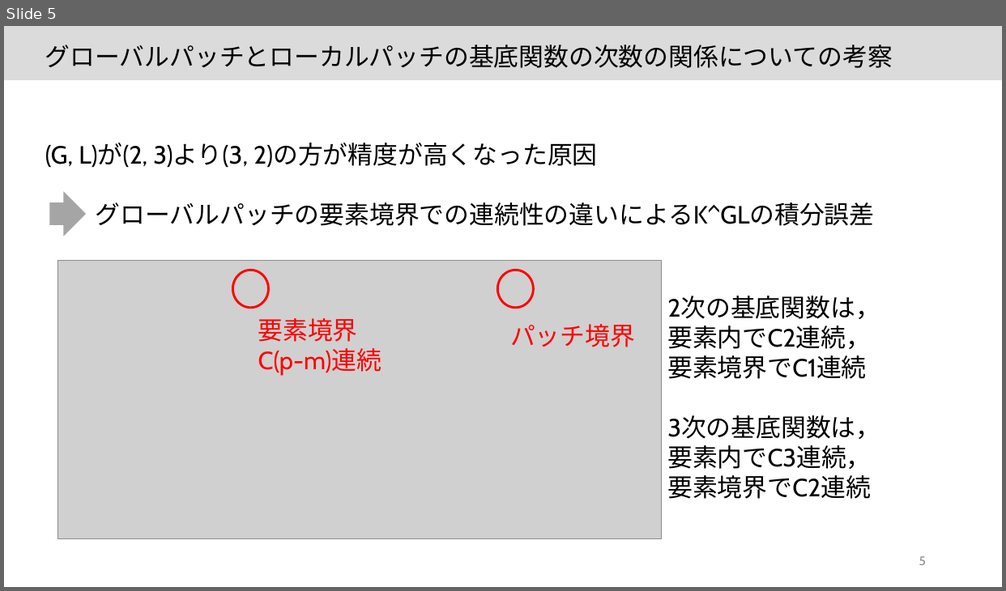
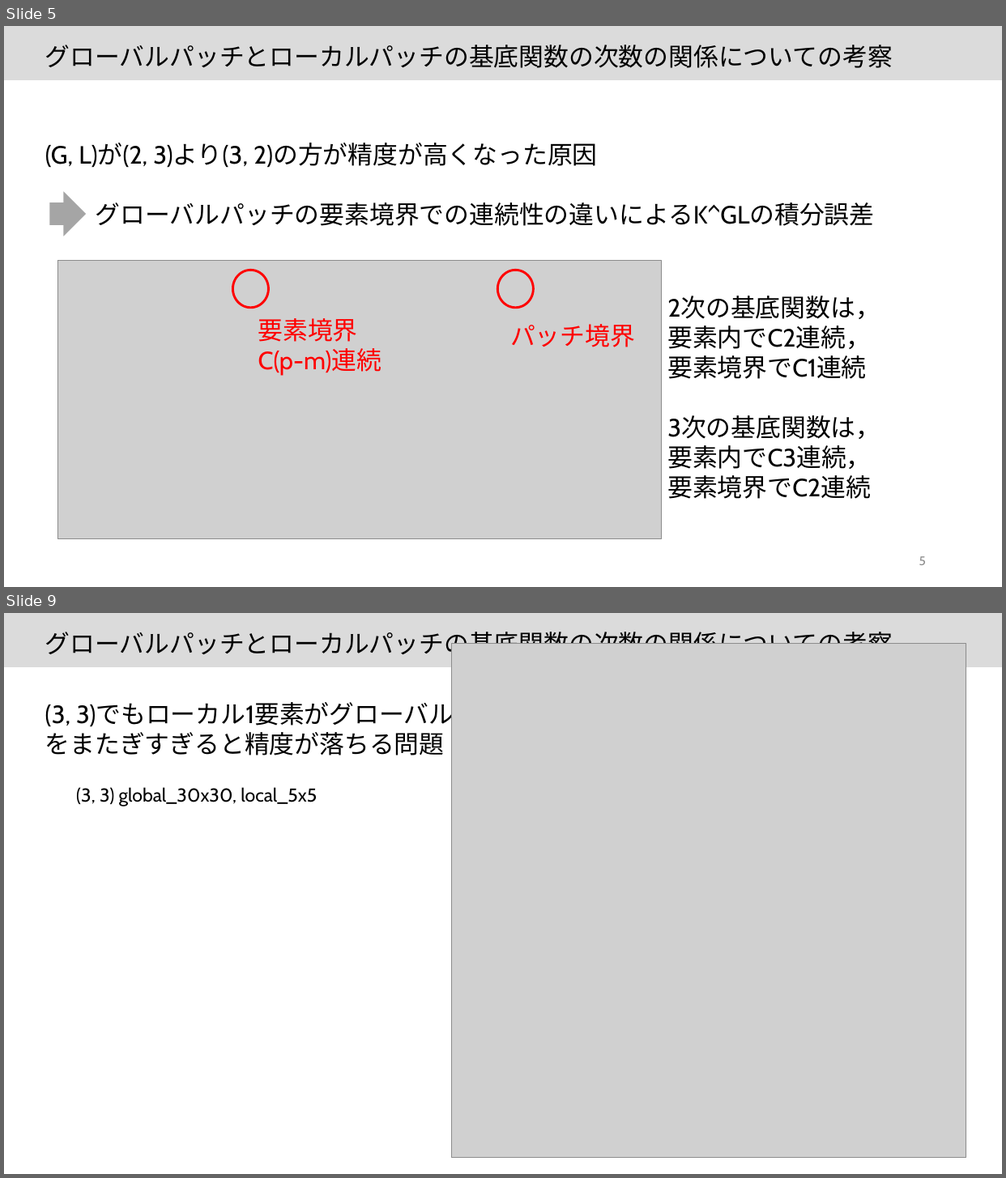
Before and after one commit to JoTsuchi22/lab_share, a slide deck: 研究ミーティング/20220623/20220623.pptx. Shown one above the other, each under a label of ours: slide 5 before the commit, slides 5 and 9 after it; the slides between them are not shown. The pictures are 1006x591 and 1006x1178 pixels, drawn with LibreOffice and Linux fonts; fonts in the diff are those of the drawing; grey boxes stand for pictures. Boxes give left, top, right and bottom in pixels: in the first picture for what was removed or moved away, otherwise in the second. Text is boxed around its words. In the diff, an @@ line names an element or a change of style, - is before the commit and + after.

```diff
--- a/研究ミーティング/20220623/20220623.pptx
+++ b/研究ミーティング/20220623/20220623.pptx
@@ slide 9 added at [4, 613, 1002, 1174], background #FFFFFF @@
@@ rectangle added at [4, 613, 1002, 667], fill #DBDBDB, outline #DBDBDB 1 pt @@
@@ text added at [45, 632, 893, 660], 24 pt, text #000000 @@
+グローバルパッチとローカルパッチの基底関数の次数の関係についての考察
@@ picture added at [452, 644, 966, 1158] @@
@@ text added at [45, 702, 504, 729], 24 pt, text #000000 @@
+(3, 3)でもローカル1要素がグローバル要素をまたぎすぎると精度が落ちる問題
@@ text added at [76, 787, 317, 807], 18 pt, text #000000 @@
+(3, 3) global_30x30, local_5x5
```
Also in this commit, not shown: 4 slides changed, 22 other files.
